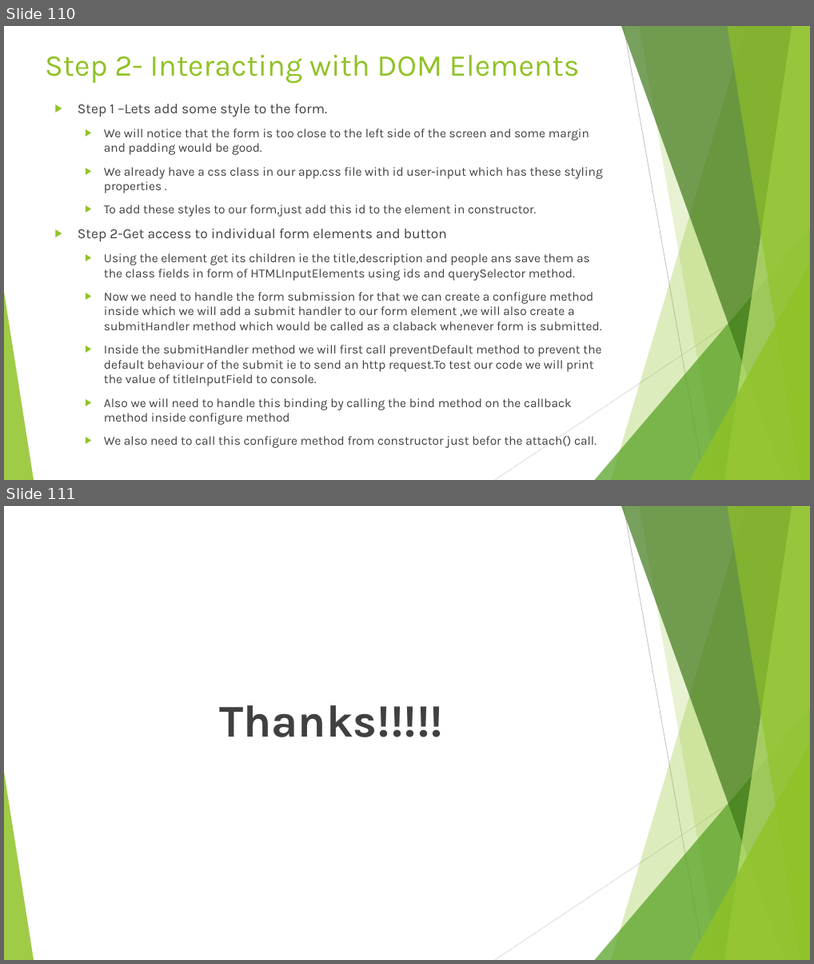
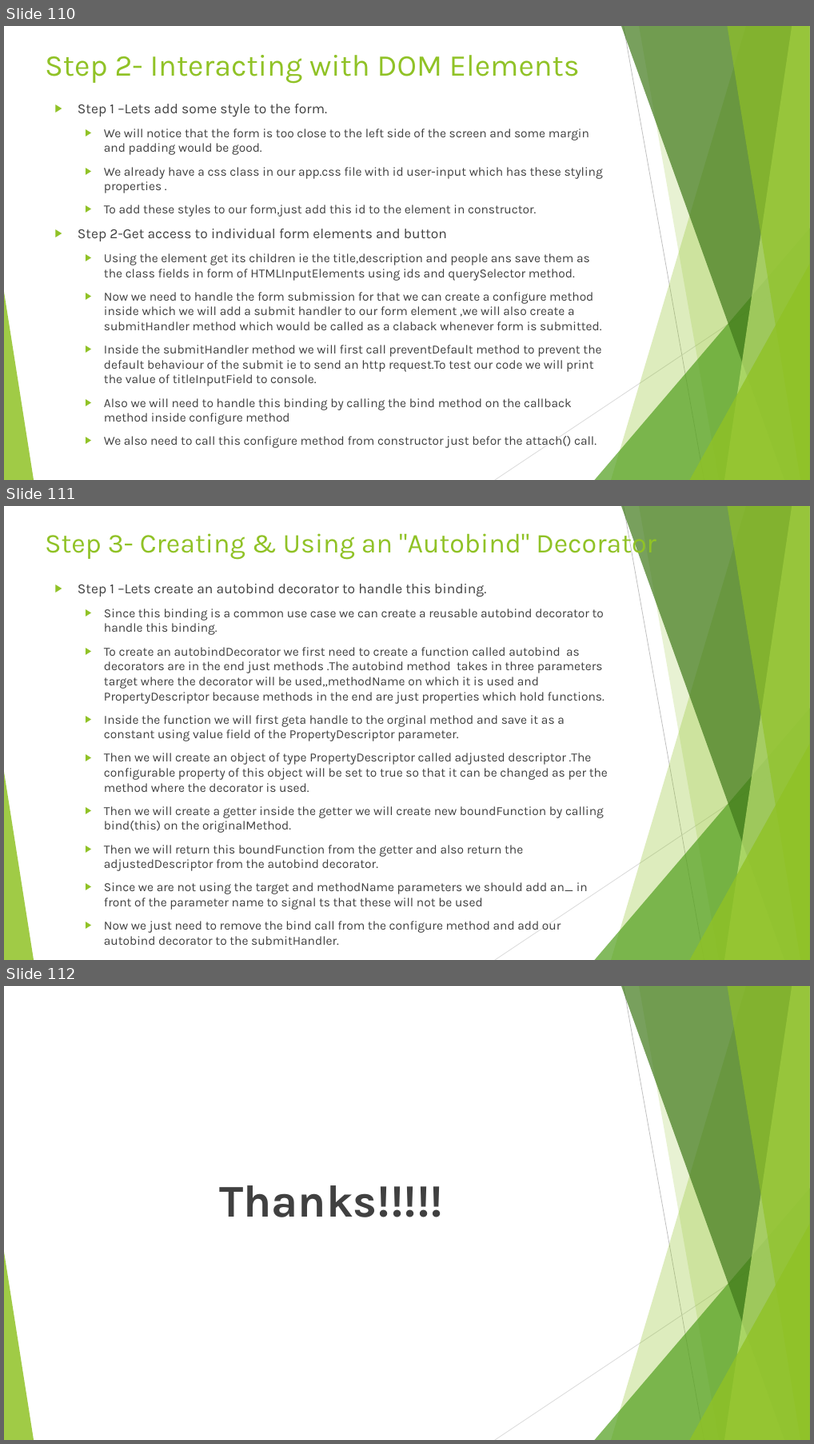
Before and after one commit to rudhrainfogain/TypeScript, a slide deck: PPT/TypeScriptv9.pptx. Shown one above the other, each under a label of ours: slides 110 and 111 before the commit, slides 110, 111 and 112 after it. The pictures are 814x964 and 814x1444 pixels, drawn with LibreOffice and Linux fonts; fonts in the diff are those of the drawing. Boxes give left, top, right and bottom in pixels: in the first picture for what was removed or moved away, otherwise in the second. Text is boxed around its words. In the diff, an @@ line names an element or a change of style, - is before the commit and + after.

Commit message:
Step 3- Creating & Using an Autobind Decorator

```diff
--- a/PPT/TypeScriptv9.pptx
+++ b/PPT/TypeScriptv9.pptx
@@ slide 111 added at [4, 506, 810, 960], background #FFFFFF; not listed: 10 template elements that a slide beside it also shows @@
@@ title added at [45, 528, 657, 559], 32.4 pt, text #90C226 @@
+Step 3- Creating & Using an "Autobind" Decorator
@@ text added at [78, 584, 608, 932], 14.8 pt, text #404040 @@
+▶ Step 1 –Lets create an autobind decorator to handle this binding.
+  ▶ Since this binding is a common use case we can create a reusable autobind decorator to handle this binding.
+  ▶ To create an autobindDecorator we first need to create a function called autobind as decorators are in the end just methods .The autobind method takes in three parameters target where the decorator will be used,,methodName on which it is used and PropertyDescriptor because methods in the end are just properties which hold functions.
+  ▶ Inside the function we will first geta handle to the orginal method and save it as a constant using value field of the PropertyDescriptor parameter.
+  ▶ Then we will create an object of type PropertyDescriptor called adjusted descriptor .The configurable property of this object will be set to true so that it can be changed as per the method where the decorator is used.
+  ▶ Then we will create a getter inside the getter we will create new boundFunction by calling bind(this) on the originalMethod.
+  ▶ Then we will return this boundFunction from the getter and also return the adjustedDescriptor from the autobind decorator.
+  ▶ Since we are not using the target and methodName parameters we should add an_ in front of the parameter name to signal ts that these will not be used
+  ▶ Now we just need to remove the bind call from the configure method and add our autobind decorator to the submitHandler.
@@ what was slide 111 is now slide 112 @@
```
Also in this commit, not shown: 2 other files.
